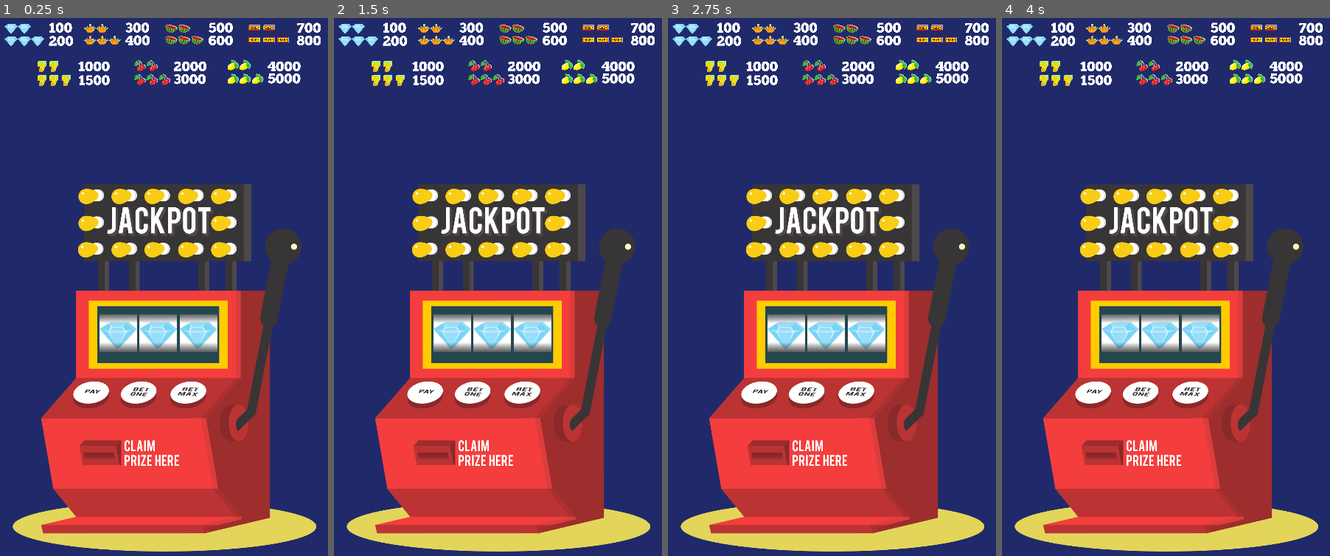
Above: before the commit, frames 1-4 (left to right).
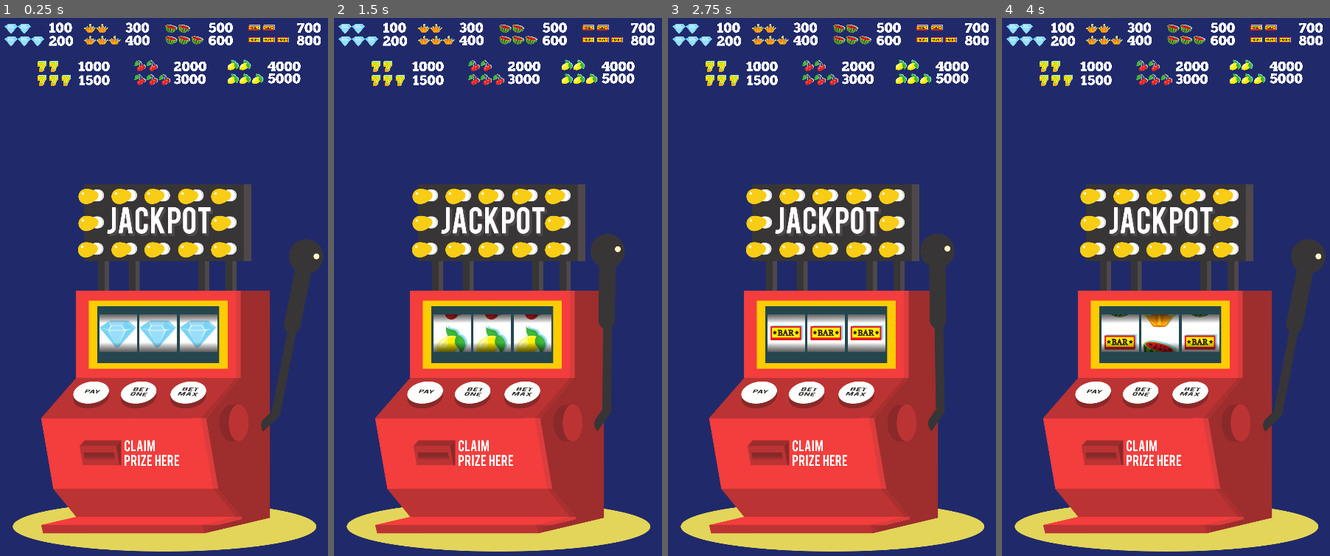
Above: after the commit, the same moments.

Repository: Huotes/SlotMachine
Game: Godot game, scene res://scenes/game.tscn
Two runs of this game, one before a commit and one after it. Both use one fixed random seed, a clock stepped at 60 frames per second and the inputs below.
Inputs (mouse positions are in pixels of both pictures, inside the frame that each line leads up to):
- Up to frame 1 (0.25 s): no input
- Up to frame 2 (1.5 s): click (629, 335) at 0.52 s; click (606, 330) at 1.27 s
- Up to frame 3 (2.75 s): click (940, 330) at 2.02 s
- Up to frame 4 (4 s): no input

The runs differ from the first frame. In frame 1, 3.6% of the frame differs, in the area x 30-99%, y 39-77%; in frame 2, 3.2%; in frame 3, 2.9%; in frame 4, 4.8%.

Commit message:
codificação da roleta

Diff:
--- a/prefabs/slot.tscn
+++ b/prefabs/slot.tscn
@@ -1,8 +1,9 @@
-[gd_scene load_steps=5 format=2]
+[gd_scene load_steps=6 format=2]
 
 [ext_resource path="res://sprites/slot.png" type="Texture" id=1]
 [ext_resource path="res://sprites/slot_gradient.png" type="Texture" id=2]
 [ext_resource path="res://sprites/row.png" type="Texture" id=3]
+[ext_resource path="res://scripts/slot.gd" type="Script" id=4]
 
 [sub_resource type="CanvasItemMaterial" id=1]
 light_mode = 2
@@ -18,6 +19,7 @@
 margin_bottom = 41.0
 texture = ExtResource( 1 )
 expand = true
+script = ExtResource( 4 )
 
 [node name="Row" type="TextureRect" parent="."]
 material = SubResource( 1 )
@@ -26,8 +28,9 @@
 anchor_right = 0.5
 anchor_bottom = 1.0
 margin_left = -41.0
-margin_top = -625.0
-margin_right = 41.0
+margin_top = -642.0
+margin_right = 39.0
+margin_bottom = -2.0
 texture = ExtResource( 3 )
 expand = true
 
--- a/scenes/game.tscn
+++ b/scenes/game.tscn
@@ -1,14 +1,16 @@
-[gd_scene load_steps=6 format=2]
+[gd_scene load_steps=7 format=2]
 
 [ext_resource path="res://sprites/slot.png" type="Texture" id=1]
 [ext_resource path="res://sprites/results.png" type="Texture" id=2]
 [ext_resource path="res://sprites/slot_machine.png" type="Texture" id=3]
 [ext_resource path="res://sprites/handle.png" type="Texture" id=4]
 [ext_resource path="res://prefabs/slot.tscn" type="PackedScene" id=5]
+[ext_resource path="res://scripts/slot_machine.gd" type="Script" id=6]
 
-[node name="Control" type="Control"]
+[node name="SlotMachine" type="Control"]
 anchor_right = 1.0
 anchor_bottom = 1.0
+script = ExtResource( 6 )
 
 [node name="Background" type="TextureRect" parent="."]
 self_modulate = Color( 0.12549, 0.164706, 0.415686, 1 )
@@ -40,19 +42,15 @@
 expand = true
 stretch_mode = 5
 
-[node name="Handle" type="TextureRect" parent="."]
-anchor_left = 0.5
-anchor_top = 0.5
-anchor_right = 0.5
-anchor_bottom = 0.5
-margin_left = 155.0
-margin_top = -168.0
-margin_right = 362.0
-margin_bottom = 270.0
-rect_pivot_offset = Vector2( 0, 473 )
-texture = ExtResource( 4 )
+[node name="Handle" type="TextureButton" parent="."]
+margin_left = 570.0
+margin_top = 495.0
+margin_right = 712.0
+margin_bottom = 911.0
+rect_pivot_offset = Vector2( 0, 411 )
+texture_normal = ExtResource( 4 )
 expand = true
-stretch_mode = 5
+stretch_mode = 4
 
 [node name="Slot" parent="." instance=ExtResource( 5 )]
 anchor_left = 0.479
@@ -83,3 +81,7 @@
 margin_top = -22.6801
 margin_right = 130.12
 margin_bottom = 59.3199
+
+[node name="Tween" type="Tween" parent="."]
+
+[connection signal="pressed" from="Handle" to="." method="_on_Handle_pressed"]
--- /dev/null
+++ b/scripts/slot.gd
@@ -0,0 +1,24 @@
+extends TextureRect
+
+onready var row := $Row
+
+const MOVE := 20
+const TURN := -540
+
+var time_interval := 0.025
+var rng := RandomNumberGenerator.new()
+var random_value := 0
+
+func _ready() -> void:
+	rng.randomize()
+	owner.connect("handle_pulled",self,"_handle_pulled")
+
+func _handle_pulled() -> void:
+	random_value = 40 * rng.randi_range(2,6)
+	for i in random_value:
+		if round(row.rect_position.y) >= 0:
+			row.rect_position.y = TURN
+		else:
+			row.rect_position.y = round(row.rect_position.y + MOVE)
+
+		yield(get_tree().create_timer(time_interval),"timeout")
--- /dev/null
+++ b/scripts/slot_machine.gd
@@ -0,0 +1,12 @@
+extends Control
+
+signal handle_pulled
+
+onready var tween := $Tween
+onready var handle := $Handle
+
+func _on_Handle_pressed():
+	tween.interpolate_property(handle,"rect_rotation",0,-12,0.2,Tween.TRANS_BOUNCE,Tween.EASE_IN_OUT)
+	tween.interpolate_property(handle,"rect_rotation",-12,0,0.5,Tween.TRANS_BOUNCE,Tween.EASE_OUT,0.65)
+	tween.start()
+	emit_signal("handle_pulled")
